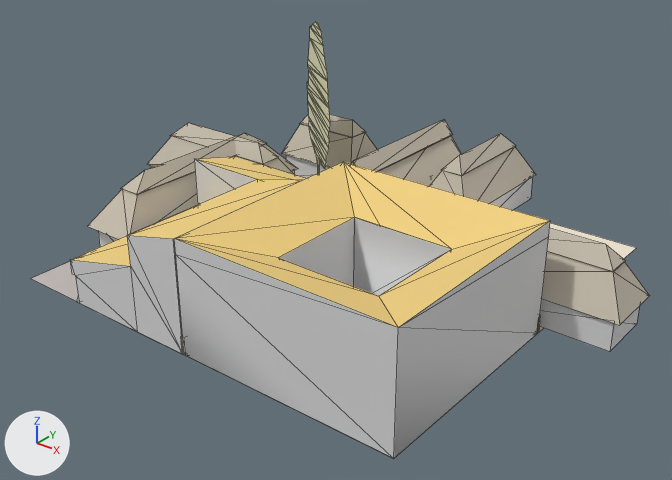
What one commit did to the OBJ model assets/stl_export/112r.obj.
The view is the same before and after, from a 50 mm lens placed at (35.7, -45.4, 29.7), pointed at (0.1, -0.9, 2.1). Lighting does not change. The marker at lower left points along +X, +Y and +Z. The older version comes first. Mesh edges are drawn as thin lines. Where no turn or scale is listed for an object, it has been applied to the vertices. Vertices at exactly the same position are counted once.

Objects in the first picture: '112r'.
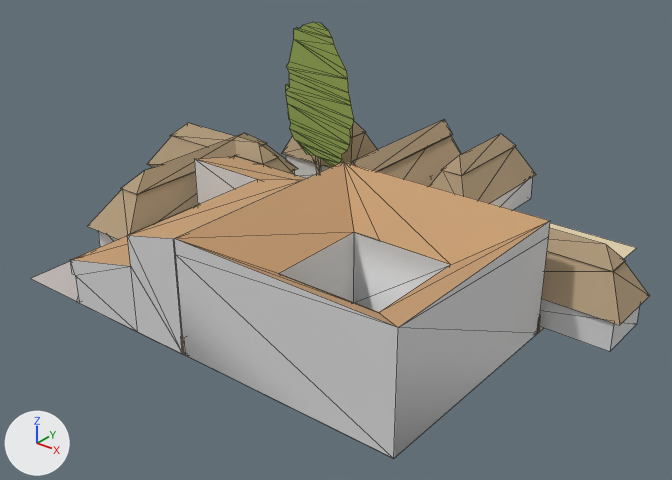
Boxes [x1, y1, x2, y2] around the edits, measured in the pictures (672 x 480 px; the box of a moved part takes in the faces that stretch with it):
'112r', recoloured, reshaped (light grey to beige): [30, 22, 649, 458] in both
part 1 of me_112r, moved or reshaped: [175, 162, 549, 328] in both
part 2 of me_112r, moved or reshaped: before [308, 22, 329, 173]; after [286, 22, 351, 174]
part 3 of me_112r, recoloured: before [307, 78, 330, 169]; after [286, 79, 354, 167]

The edits, one by one:
Material 'straw' (mat_straw) changes colour from light grey #c7bead to beige #b29c7d; in linear values from (0.569, 0.514, 0.42) to (0.447, 0.333, 0.204).
Material 'Material' (mat_material) changes colour from yellow #f1d182 to brown #c89f74; in linear values from (0.878, 0.639, 0.224) to (0.577, 0.349, 0.176).
Material 'tree' (mat_tree) is new.
Its base color is (0.294, 0.4, 0.0902) (green #94aa55).
Its roughness is 1.0.
me_112r has 437 vertices, 642 faces and spans x -20.9..19.7, y -15.0..18.4, z 0.0..14.4.
me_112r is used by ob_112r; location (0.0, 0.0, 0.0).
Verts and faces of me_112r; kept vertices keep their numbers, new ones are numbered from 437.
Before the commit, vertices of me_112r: 254 (11.0, -4.0, 6.0) at pixel (451, 249), 255 (4.0, -4.0, 6.0) at pixel (354, 217), 256 (6.0, -4.0, 6.0) at pixel (380, 226), 260 (4.0, -11.0, 6.0) at pixel (278, 257), 261 (11.0, -11.0, 6.0) at pixel (378, 296).
Part 1, on me_112r:
Vertices 254, 255, 256, 260, 261 move by (0.0, 0.0, -1.0).
Part 2, on me_112r:
25 vertices are removed from x -11.1..-4.9, y 4.4..9.5, z 2.7..14.4.
37 faces are deleted.
3 vertices in x -7.7..-7.6, y 6.6..6.7, z 0.0..3.9 move by (0.1, 0.1, 0.0).
3 vertices in x -10.8..-10.7, y 9.2, z 5.7..9.3 move by (-0.7, -1.4, 0.0).
3 vertices in x -11.2..-11.0, y 9.4..9.5, z 7.2..8.8 move by (-0.8, -1.6, 0.0).
28 vertices move from x -11.3..-4.4, y 4.0..9.6, z 0.0..9.4 to x -12.1..-3.6, y 5.7..7.9, z 0.0..9.4.
25 vertices are added at x -11.9..-4.2, y 5.9..7.9, z 2.7..14.4.
12 new faces join them, mat_straw (beige #b29c7d).
25 new faces join them, mat_tree (green #94aa55).
me_112r part 3: 25 faces spanning x -12.1..-3.6, y 5.7..7.9, z 3.7..9.4 switch from mat_w (beige #e2e2bc) to mat_tree (green #94aa55).
